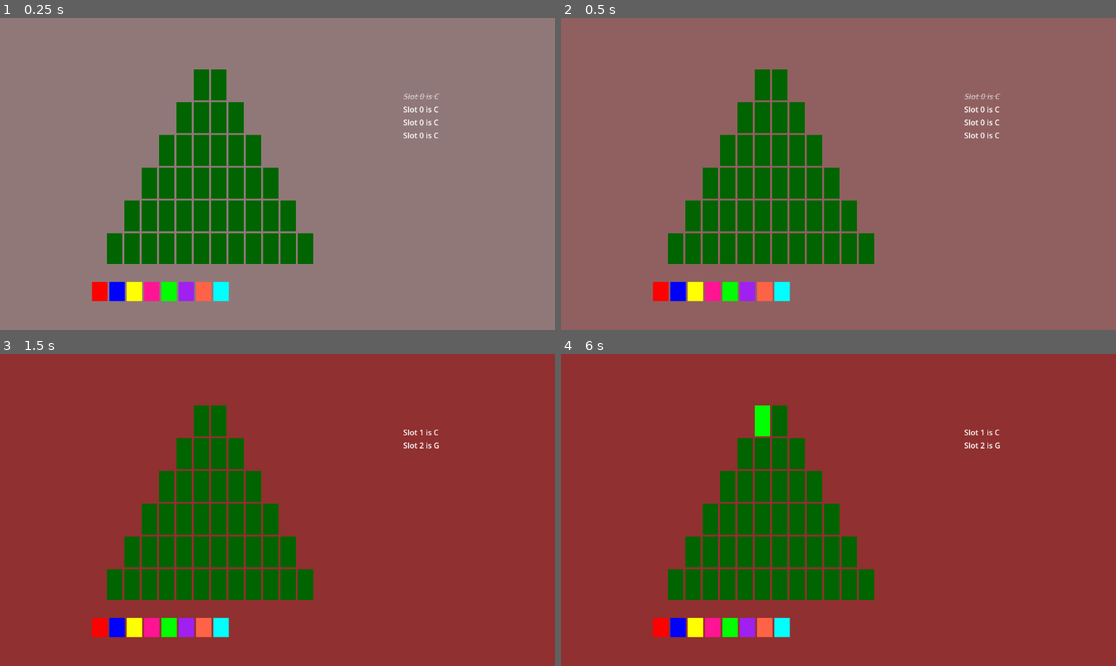
Above: before the commit, frames 1-4 (two rows, left to right).
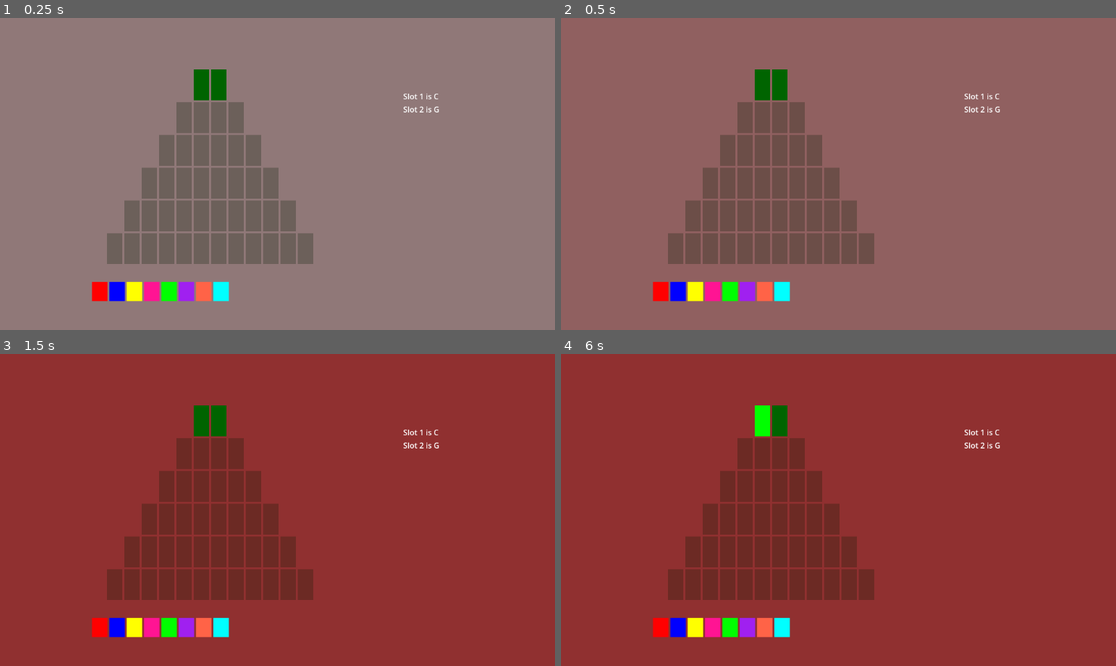
Above: after the commit, the same moments.

Repository: Samiser/christmas-tree-decorator
Game: Godot game, scene res://tree.tscn
Same seed, same stepped clock (60 frames per second), same inputs: the game is played once before the commit and once after it. The project has no main scene, so this scene is started directly.
Inputs (mouse positions are in pixels of both pictures, inside the frame that each line leads up to):
- Up to frame 1 (0.25 s): no input
- Up to frame 2 (0.5 s): no input
- Up to frame 3 (1.5 s): tap Enter at 0.5 s; move the mouse to (399, 494) at 0.52 s; tap 1 at 0.6 s; tap Space at 0.77, 1.07, 1.25 s; tap 6 at 0.8, 1.35 s; move the mouse to (166, 525) at 1.27 s
- Up to frame 4 (6 s): tap Space at 1.52, 1.55, 1.82, 2.1, 2.75, 3.02, 3.32, 3.77, 3.8, 4.07, 4.25, 4.52, 4.82 s; tap Enter at 2, 3.5 s; move the mouse to (894, 441) at 2.02 s; tap 1 at 2.3, 4.35, 5.85 s; move the mouse to (810, 572) at 2.77 s; click (810, 572) at 2.85 s; tap 6 at 3.05, 5.1 s; move the mouse to (1005, 556) at 3.52 s; hold Right mouse button (right_click) 3.53-4.28 s; move the mouse to (672, 463) at 4.27 s; move the mouse to (866, 510) at 5.02 s; move the mouse to (755, 432) at 5.77 s

The runs differ from the first frame. In frame 1, 11% of the frame differs, in the area x 19-80%, y 24-79%; in frame 2, 11%; in frame 3, 11%; in frame 4, 11%.

Commit message:
row highlights if its the current level, space now plays tune

Diff:
--- a/tree.gd
+++ b/tree.gd
@@ -4,7 +4,7 @@
 var colour_pitches := [Color.RED, Color.BLUE, Color.YELLOW, Color.DEEP_PINK, Color.GREEN, Color.PURPLE, Color.TOMATO, Color.CYAN]
 
 var selected_light := 0
-var current_level := 1
+var current_level := -1
 
 @onready var tree_vbox_container: VBoxContainer = $TreeContainer
 @onready var colour_container: HBoxContainer = $ColourContainer
@@ -15,7 +15,7 @@
 @export var tree_tile : PackedScene
 @export var tree_row : PackedScene
 @export var light_button : PackedScene
-
+signal level_change(level: int)
 
 var puzzle_manager: PuzzleManager
 
@@ -25,10 +25,11 @@
 	_create_tree()
 	puzzle_manager = PuzzleManager.new()
 	select_colour(0)
+	next_level()
 
 func _create_tree() -> void:
 	_clear_tree()
-	var level_index := 0
+	var level_index := -1
 	for row in tree_height:
 		var new_row := tree_row.instantiate()
 		tree_vbox_container.add_child(new_row)
@@ -40,14 +41,15 @@
 			tile.level_index = level_index
 			tile.decoration.main_tree = self
 			tile.tile_changed.connect(_on_tile_changed)
+			level_change.connect(tile.level_change)
 			$SequencePlayer.note_played.connect(tile.decoration.light_decoration)
 
 		level_index += 1
 
 func _on_tile_changed() -> void:
-	var puzzle = puzzle_manager.get_puzzle(current_level - 1)
+	var puzzle = puzzle_manager.get_puzzle(current_level)
 	for i in len(puzzle.constraints):
-		var sequence := get_row_decorations(current_level - 1)
+		var sequence := get_row_decorations(current_level)
 		constraints_list.set_constraint_complete(i, puzzle.constraints[i].check(sequence))
 
 func _clear_tree() -> void:
@@ -78,10 +80,9 @@
 
 func _input(event):
 	if event is InputEventKey and event.pressed:
-		if KEY_1 <= event.keycode and event.keycode <= KEY_6:
-			var index = event.keycode - 49
-			var sequence = get_row_decorations(index)
-			var puzzle = puzzle_manager.get_puzzle(index)
+		if event.keycode == KEY_SPACE:
+			var sequence = get_row_decorations(current_level)
+			var puzzle = puzzle_manager.get_puzzle(current_level)
 
 			$SequencePlayer.play_sequence(sequence)
 
@@ -118,4 +119,6 @@
 
 func next_level() -> void:
 	current_level += 1
-	constraints_list.current_puzzle = puzzle_manager.get_puzzle(current_level - 1)
+	constraints_list.current_puzzle = puzzle_manager.get_puzzle(current_level)
+	level_change.emit(current_level)
+	print(current_level)
--- a/tree_tile.gd
+++ b/tree_tile.gd
@@ -13,13 +13,15 @@
 
 func _on_mouse_entered() -> void:
 	if main_tree.current_level != level_index:
-		highlighted = false
 		return
 
 	color = Color.GREEN
 	highlighted = true
 
 func _on_mouse_exited() -> void:
+	if main_tree.current_level != level_index:
+		return
+
 	color = Color.DARK_GREEN
 	highlighted = false
 
@@ -34,3 +36,11 @@
 	if Input.is_action_pressed("right_click"):
 		$decoration.remove_decoration()
 		tile_changed.emit()
+
+func level_change(level: int):
+	highlighted = false
+
+	if level_index == level:
+		color = Color.DARK_GREEN
+	else:
+		color = Color.DARK_GREEN / 4
